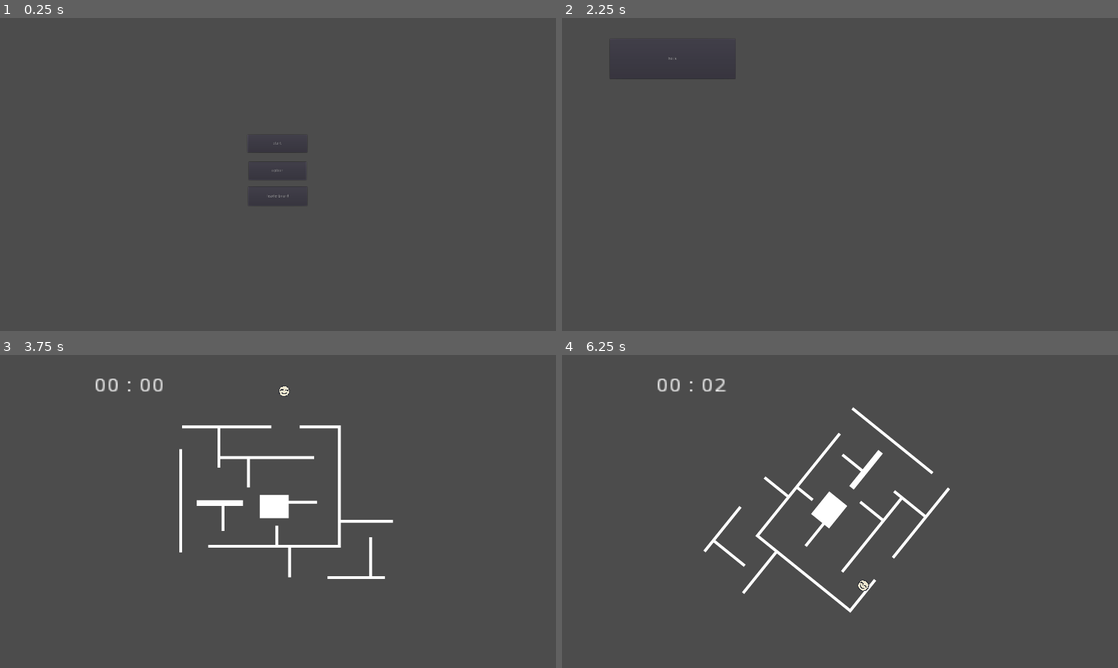
Above: before the commit, frames 1-4 (two rows, left to right).
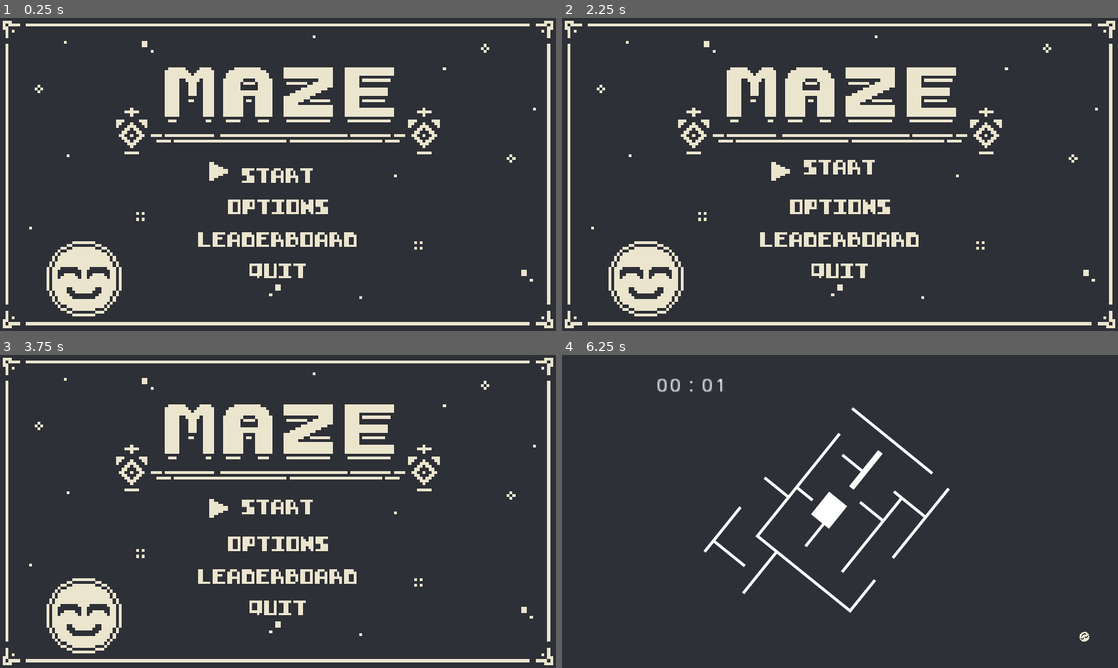
Above: after the commit, the same moments.

Repository: dante-ventura/scorespace-jam-game
Game: Godot game, scene res://scenes/HomeBase.tscn
Same seed, same stepped clock (60 frames per second), same inputs: the game is played once before the commit and once after it.
Inputs (mouse positions are in pixels of both pictures, inside the frame that each line leads up to):
- Up to frame 1 (0.25 s): no input
- Up to frame 2 (2.25 s): click (840, 171) at 0.5 s, where only the run before the commit has a clickable "option"; click (600, 36) at 1.25 s, where only the run before the commit has a clickable "go back"; click (840, 196) at 2 s, where only the run before the commit has a clickable "leaderboard"
- Up to frame 3 (3.75 s): click (111, 395) at 2.75 s, where only the run before the commit has a clickable "back"; click (278, 480) at 3.5 s, where only the run before the commit has a clickable "start"
- Up to frame 4 (6.25 s): tap Enter (menu_select, bound only after the commit) at 4.25 s; hold Right (gameplay_rotate_right) 4.28-5.03 s; hold S (menu_down, bound only after the commit) 5.03-5.78 s; hold Right (gameplay_rotate_right) from 5.78 s (still down)

The runs differ from the first frame. In frame 1, 99% of the frame differs, in the area x 0-100%, y 0-100%; in frame 2, 97%; in frame 3, 100%; in frame 4, 98%.

Commit message:
home page complete with art + audio

Diff:
--- a/project.godot
+++ b/project.godot
@@ -14,6 +14,10 @@
 run/main_scene="res://scenes/HomeBase.tscn"
 config/icon="res://icon.png"
 
+[autoload]
+
+AudioManager="*res://scenes/AudioManager.tscn"
+
 [display]
 
 window/size/width=1920
@@ -22,6 +26,10 @@
 window/size/fullscreen=true
 window/stretch/mode="2d"
 window/stretch/aspect="keep"
+
+[global]
+
+pixel=false
 
 [gui]
 
@@ -46,6 +54,23 @@
 "events": [ Object(InputEventKey,"resource_local_to_scene":false,"resource_name":"","device":0,"alt":false,"shift":false,"control":false,"meta":false,"command":false,"pressed":false,"scancode":0,"physical_scancode":16777217,"unicode":0,"echo":false,"script":null)
  ]
 }
+menu_down={
+"deadzone": 0.5,
+"events": [ Object(InputEventKey,"resource_local_to_scene":false,"resource_name":"","device":0,"alt":false,"shift":false,"control":false,"meta":false,"command":false,"pressed":false,"scancode":0,"physical_scancode":83,"unicode":0,"echo":false,"script":null)
+, Object(InputEventKey,"resource_local_to_scene":false,"resource_name":"","device":0,"alt":false,"shift":false,"control":false,"meta":false,"command":false,"pressed":false,"scancode":0,"physical_scancode":16777234,"unicode":0,"echo":false,"script":null)
+ ]
+}
+menu_up={
+"deadzone": 0.5,
+"events": [ Object(InputEventKey,"resource_local_to_scene":false,"resource_name":"","device":0,"alt":false,"shift":false,"control":false,"meta":false,"command":false,"pressed":false,"scancode":0,"physical_scancode":87,"unicode":0,"echo":false,"script":null)
+, Object(InputEventKey,"resource_local_to_scene":false,"resource_name":"","device":0,"alt":false,"shift":false,"control":false,"meta":false,"command":false,"pressed":false,"scancode":0,"physical_scancode":16777232,"unicode":0,"echo":false,"script":null)
+ ]
+}
+menu_select={
+"deadzone": 0.5,
+"events": [ Object(InputEventKey,"resource_local_to_scene":false,"resource_name":"","device":0,"alt":false,"shift":false,"control":false,"meta":false,"command":false,"pressed":false,"scancode":0,"physical_scancode":16777221,"unicode":0,"echo":false,"script":null)
+ ]
+}
 
 [physics]
 
@@ -54,6 +79,8 @@
 [rendering]
 
 quality/driver/driver_name="GLES2"
+2d/snapping/use_gpu_pixel_snap=true
 vram_compression/import_etc=true
 vram_compression/import_etc2=false
+environment/default_clear_color=Color( 0.180392, 0.188235, 0.215686, 1 )
 environment/default_environment="res://default_env.tres"
--- /dev/null
+++ b/scenes/AudioManager.tscn
@@ -0,0 +1,12 @@
+[gd_scene load_steps=3 format=2]
+
+[ext_resource path="res://assets/sounds/menu_hover.ogg" type="AudioStream" id=1]
+[ext_resource path="res://assets/sounds/menu_select.ogg" type="AudioStream" id=2]
+
+[node name="AudioManager" type="Node"]
+
+[node name="MenuHoverAudio" type="AudioStreamPlayer" parent="."]
+stream = ExtResource( 1 )
+
+[node name="MenuSelectAudio" type="AudioStreamPlayer" parent="."]
+stream = ExtResource( 2 )
--- a/scenes/Control.gd
+++ /dev/null
@@ -1,16 +0,0 @@
-extends Control
-
-
-# Declare member variables here. Examples:
-# var a = 2
-# var b = "text"
-
-
-# Called when the node enters the scene tree for the first time.
-func _ready():
-	pass # Replace with function body.
-
-
-# Called every frame. 'delta' is the elapsed time since the previous frame.
-#func _process(delta):
-#	pass
--- a/scenes/HomeBase.tscn
+++ b/scenes/HomeBase.tscn
@@ -1,33 +1,76 @@
-[gd_scene load_steps=2 format=2]
+[gd_scene load_steps=11 format=2]
 
 [ext_resource path="res://scripts/HomeBase.gd" type="Script" id=1]
+[ext_resource path="res://assets/1bittitlescreen.png" type="Texture" id=2]
+[ext_resource path="res://assets/startbutton.png" type="Texture" id=3]
+[ext_resource path="res://assets/fonts/calligro-font.fnt" type="BitmapFont" id=4]
+[ext_resource path="res://scripts/ButtonSceneSwitch.gd" type="Script" id=5]
+[ext_resource path="res://scenes/SettingsScene.tscn" type="PackedScene" id=6]
+[ext_resource path="res://scenes/LeaderboardBase.tscn" type="PackedScene" id=7]
+[ext_resource path="res://scenes/GameScene.tscn" type="PackedScene" id=8]
+[ext_resource path="res://scenes/Quit.tscn" type="PackedScene" id=9]
+[ext_resource path="res://scenes/AudioManager.tscn" type="PackedScene" id=10]
 
 [node name="HomeScreenScene" type="Node2D"]
 position = Vector2( 0, 1 )
 script = ExtResource( 1 )
+__meta__ = {
+"_edit_vertical_guides_": [ 961.0 ]
+}
 
-[node name="ButtonStart" type="Button" parent="."]
-margin_left = 855.0
-margin_top = 402.0
-margin_right = 1061.0
-margin_bottom = 463.0
-toggle_mode = true
+[node name="Background" type="Sprite" parent="."]
+scale = Vector2( 10, 10 )
+texture = ExtResource( 2 )
+centered = false
+
+[node name="SelectSprite" type="Sprite" parent="."]
+position = Vector2( 755, 528 )
+scale = Vector2( 8, 8 )
+texture = ExtResource( 3 )
+
+[node name="StartButton" type="Label" parent="."]
+margin_left = 835.0
+margin_top = 503.0
+margin_right = 1465.0
+margin_bottom = 631.0
+rect_scale = Vector2( 0.4, 0.4 )
+custom_fonts/font = ExtResource( 4 )
 text = "start"
+script = ExtResource( 5 )
+is_selected = true
+switch_to_scene = ExtResource( 8 )
 
-[node name="ButtonOptions" type="Button" parent="."]
-margin_left = 859.0
-margin_top = 495.0
-margin_right = 1058.0
-margin_bottom = 558.0
-text = "option"
+[node name="OptionsButton" type="Label" parent="."]
+margin_left = 787.0
+margin_top = 625.0
+margin_right = 1669.0
+margin_bottom = 753.0
+rect_scale = Vector2( 0.4, 0.4 )
+custom_fonts/font = ExtResource( 4 )
+text = "options"
+script = ExtResource( 5 )
+switch_to_scene = ExtResource( 6 )
 
-[node name="ButtonLeaderboard" type="Button" parent="."]
-margin_left = 857.0
-margin_top = 581.0
-margin_right = 1061.0
-margin_bottom = 647.0
+[node name="LeaderboardButton" type="Label" parent="."]
+margin_left = 684.0
+margin_top = 738.0
+margin_right = 2070.0
+margin_bottom = 866.0
+rect_scale = Vector2( 0.4, 0.4 )
+custom_fonts/font = ExtResource( 4 )
 text = "leaderboard"
+script = ExtResource( 5 )
+switch_to_scene = ExtResource( 7 )
 
-[connection signal="pressed" from="ButtonStart" to="." method="_on_ButtonStart_pressed"]
-[connection signal="pressed" from="ButtonOptions" to="." method="_on_ButtonOptions_pressed"]
-[connection signal="pressed" from="ButtonLeaderboard" to="." method="_on_ButtonLeaderboard_pressed"]
+[node name="QuitButton" type="Label" parent="."]
+margin_left = 861.0
+margin_top = 846.0
+margin_right = 1365.0
+margin_bottom = 974.0
+rect_scale = Vector2( 0.4, 0.4 )
+custom_fonts/font = ExtResource( 4 )
+text = "quit"
+script = ExtResource( 5 )
+switch_to_scene = ExtResource( 9 )
+
+[node name="AudioManager" parent="." instance=ExtResource( 10 )]
--- /dev/null
+++ b/scenes/Quit.tscn
@@ -0,0 +1,6 @@
+[gd_scene load_steps=2 format=2]
+
+[ext_resource path="res://scripts/Quit.gd" type="Script" id=1]
+
+[node name="Quit" type="Node2D"]
+script = ExtResource( 1 )
--- /dev/null
+++ b/scripts/ButtonSceneSwitch.gd
@@ -0,0 +1,43 @@
+extends Label
+
+export(bool) var is_selected = false
+export(PackedScene) var switch_to_scene
+
+var start_pos = rect_position
+
+var hover_distance = 30
+var at_start = true
+var tween = Tween.new()
+var hover_dir = 1
+var tween_speed = 20
+
+
+# Called when the node enters the scene tree for the first time.
+func _ready():
+	add_child(tween)
+	tween.connect("tween_completed", self, "_on_Tween_Completed")
+	tween.playback_speed = 20
+
+func _process(_delta):
+	if !is_selected:
+		tween.remove_all()
+		rect_position = start_pos
+		at_start = true
+		return
+	if at_start:
+		hover(true)
+		at_start = false
+
+func hover(half = false):
+	tween.playback_speed = tween_speed
+	if half: tween.playback_speed *= 1.5
+
+	var new_dist = hover_distance/2 if half else hover_distance
+	tween.interpolate_property(self, "rect_position",
+	rect_position, Vector2(rect_position.x, rect_position.y + new_dist*hover_dir),
+	Tween.TRANS_CIRC, Tween.EASE_OUT)
+	hover_dir *= -1
+	tween.start()
+
+func _on_Tween_Completed(_object: Object, _key: NodePath):
+	hover()
--- a/scripts/HomeBase.gd
+++ b/scripts/HomeBase.gd
@@ -1,15 +1,33 @@
 extends Node2D
 
-func _on_ButtonStart_pressed():
-# warning-ignore:return_value_discarded
-	get_tree().change_scene("res://scenes/GameScene.tscn")
+onready var buttons = [
+	get_node("StartButton"),
+	get_node("OptionsButton"),
+	get_node("LeaderboardButton"),
+	get_node("QuitButton")
+]
+onready var select_spr = get_node("SelectSprite")
 
+var current_selection = 0
 
-func _on_ButtonOptions_pressed():
-# warning-ignore:return_value_discarded
-	get_tree().change_scene("res://scenes/SettingsScene.tscn")
+func _process(_delta):
+	if Input.is_action_just_pressed("menu_select"):
+		AudioManager.get_node("MenuSelectAudio").play()
+		get_tree().change_scene_to(buttons[current_selection].switch_to_scene)
 
+	var orig_selection = current_selection
+	if (Input.is_action_just_pressed("menu_down") and
+		current_selection < buttons.size()-1):
+		current_selection += 1
+	if (Input.is_action_just_pressed("menu_up") and
+		current_selection > 0):
+		current_selection -= 1
 
-func _on_ButtonLeaderboard_pressed():
-# warning-ignore:return_value_discarded
-	get_tree().change_scene("res://scenes/LeaderboardBase.tscn")
+	if orig_selection == current_selection:
+		return
+
+	buttons[orig_selection].is_selected = false
+	buttons[current_selection].is_selected = true
+	select_spr.position.x = buttons[current_selection].start_pos.x - 80
+	select_spr.position.y = buttons[current_selection].start_pos.y + 32
+	AudioManager.get_node("MenuHoverAudio").play()
--- /dev/null
+++ b/scripts/Quit.gd
@@ -0,0 +1,4 @@
+extends Node2D
+
+func _ready():
+	get_tree().quit()
Binary file added: assets/1bittitlescreen.png
Not shown, added: assets/1bittitlescreen.png.import
Binary file removed: assets/Myfont123123312-Regular.ttf
Not shown, added: assets/fonts/calligro-font.fnt
Binary file added: assets/fonts/calligro-page-0.png
Not shown, added: assets/fonts/calligro-page-0.png.import
Not shown, added: assets/sounds/menu_hover.ogg.import
Not shown, added: assets/sounds/menu_select.ogg.import
Binary file added: assets/startbutton.png
Not shown, added: assets/startbutton.png.import
Not shown, added: assets/sounds/menu_hover.ogg
Not shown, added: assets/sounds/menu_select.ogg
